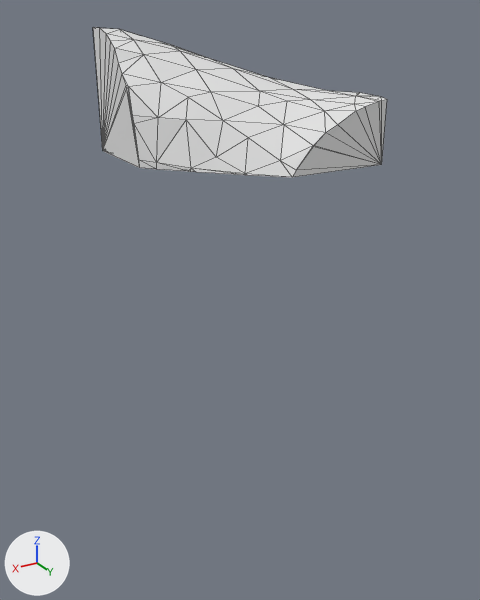
An edit to the glTF model assets/terrain/surface_pieces/surf_6_3.glb, drawn before and after from the same camera.
Before and after are seen from a camera (50 mm lens) standing at (-69.12, 106.67, -11.76) and looking at (-77.54, 92.65, -18.77). Lighting does not change. The marker at lower left points along +X, +Y and +Z. The first picture is the older version. Mesh edges are drawn as thin lines. Where no turn or scale is listed for an object, it has been applied to the vertices.

In view in the first picture: 'geometry_0'.
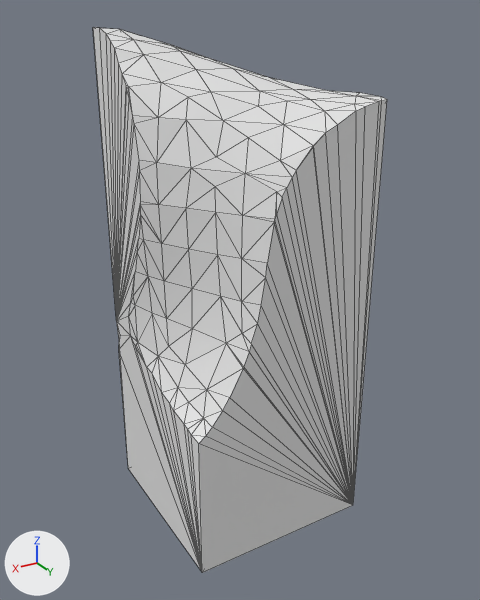
Pixel boxes (x1, y1, x2, y2) of what changed, in the pictures (480 x 600 px):
'geometry_0', reshaped (262% taller)
    before: (93, 27, 387, 177)
    after: (93, 27, 387, 573)

Edits to the bpy script that builds the scene:
```text
Change me_geometry_0:
    used by ob_geometry_0; location = (0.0, 0.0, 0.0)
    remove me_geometry_0.from_pydata(...)  # 115 vertices, 226 faces; spans x -80.0..-75.0, y 90.0..95.0, z -15.0..-12.05
    add me_geometry_0.from_pydata(...)  # 182 vertices, 360 faces; spans x -80.0..-75.0, y 90.0..95.0, z -25.0..-12.05
    me_geometry_0 part 1
    10 vertices are removed from x -80.0..-75.0, y 90.0..95.0, z -15.0
    78 faces are deleted
    2 vertices move from x -77.44..-75.28, y 92.75..95.0, z -15.0 to x -77.31..-75.0, y 92.4..95.0, z -15.21..-15.07
    77 vertices are added at x -80.0..-75.0, y 90.0..95.0, z -25.0..-15.29
    212 new faces join them
```
